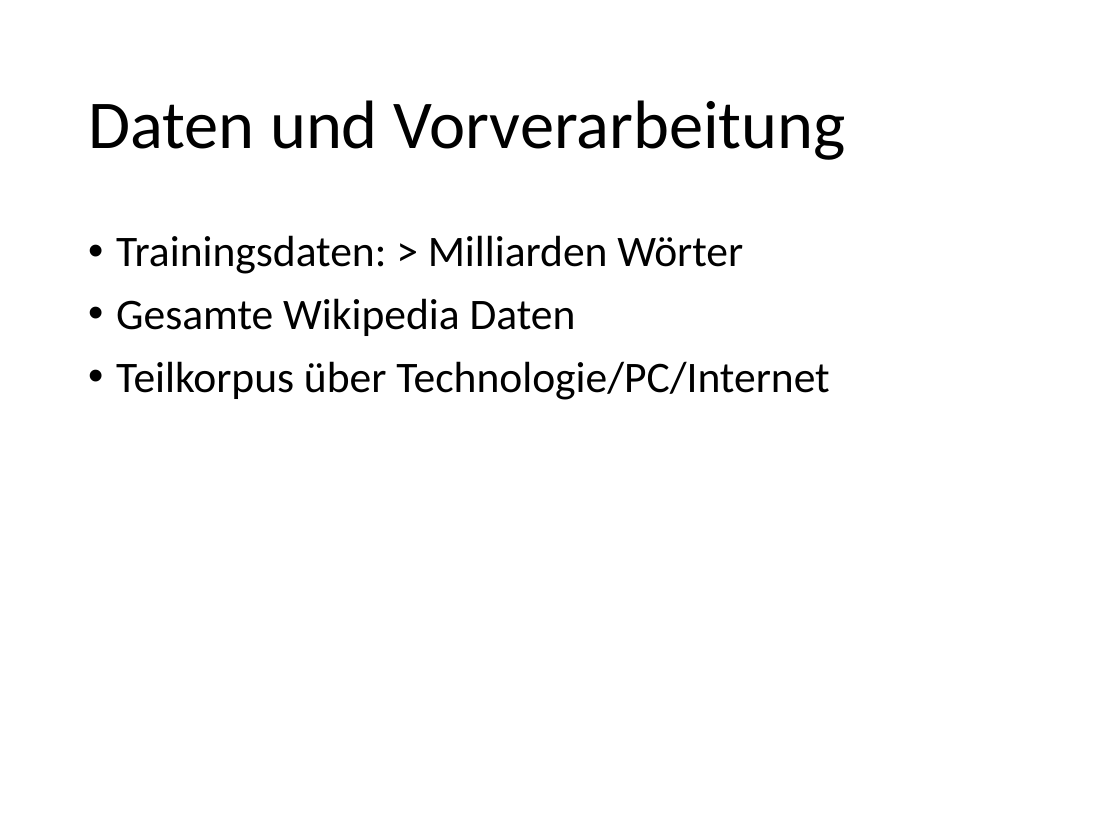
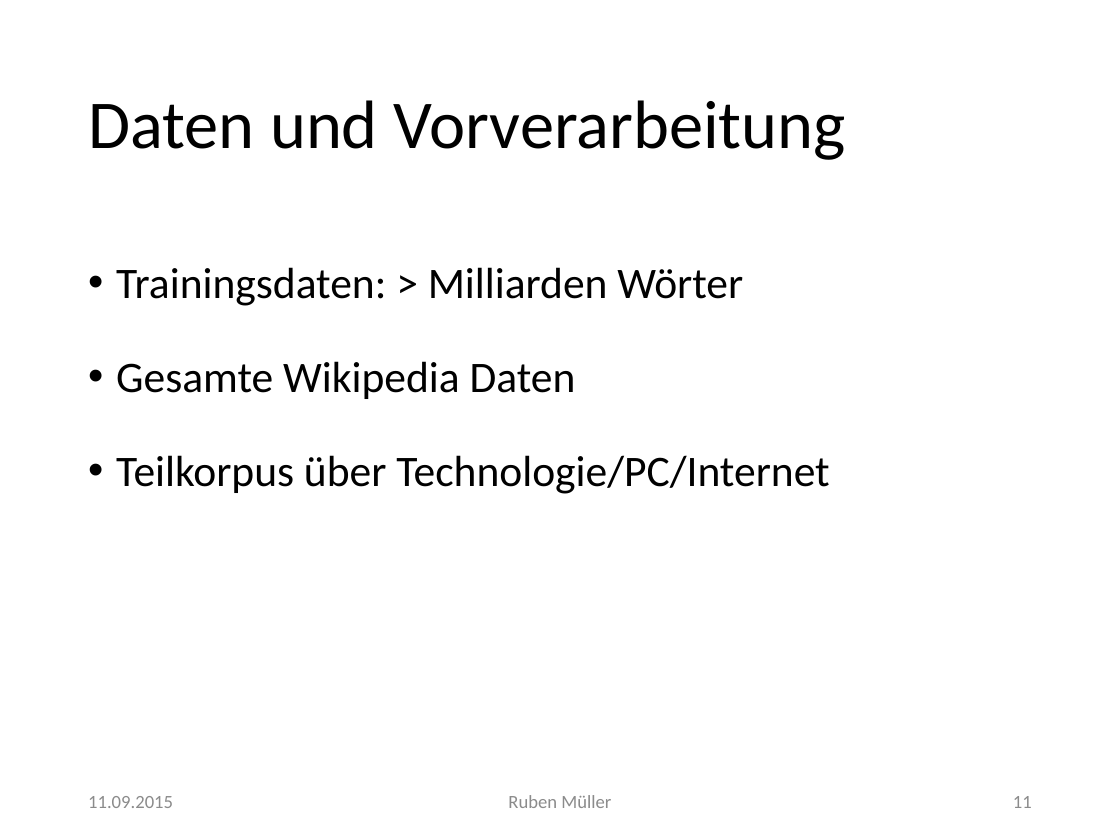
Before and after one commit to imbabaer/SemanticRelations, a slide deck: slide 11 of Präsentation/Semantische Beziehungen.pptx (slide 5 before the commit). Drawn at 1120x840 pixels with LibreOffice and Linux fonts; fonts in the diff are those of the drawing. Boxes give left, top, right and bottom in pixels: in the first picture for what was removed or moved away, otherwise in the second. Text is boxed around its words. In the diff, an @@ line names an element or a change of style, - is before the commit and + after.

```diff
--- a/Präsentation/Semantische Beziehungen.pptx
+++ b/Präsentation/Semantische Beziehungen.pptx
@@ text "Trainingsdaten: > Milliarden Wörter" at (116,267,829,494): line spacing 0.9 to 1.5 @@
@@ text added at (88,796,173,808), 12 pt, text #8C8C8C @@
+11.09.2015
@@ text added at (508,795,611,808), 12 pt, text #8C8C8C @@
+Ruben Müller
@@ page number added at (1013,796,1032,808), 12 pt, text #8C8C8C @@
+11
```
Also in this commit, not shown: 7 other slides changed, 17 slides added, 3 slides removed, 6 other files.
